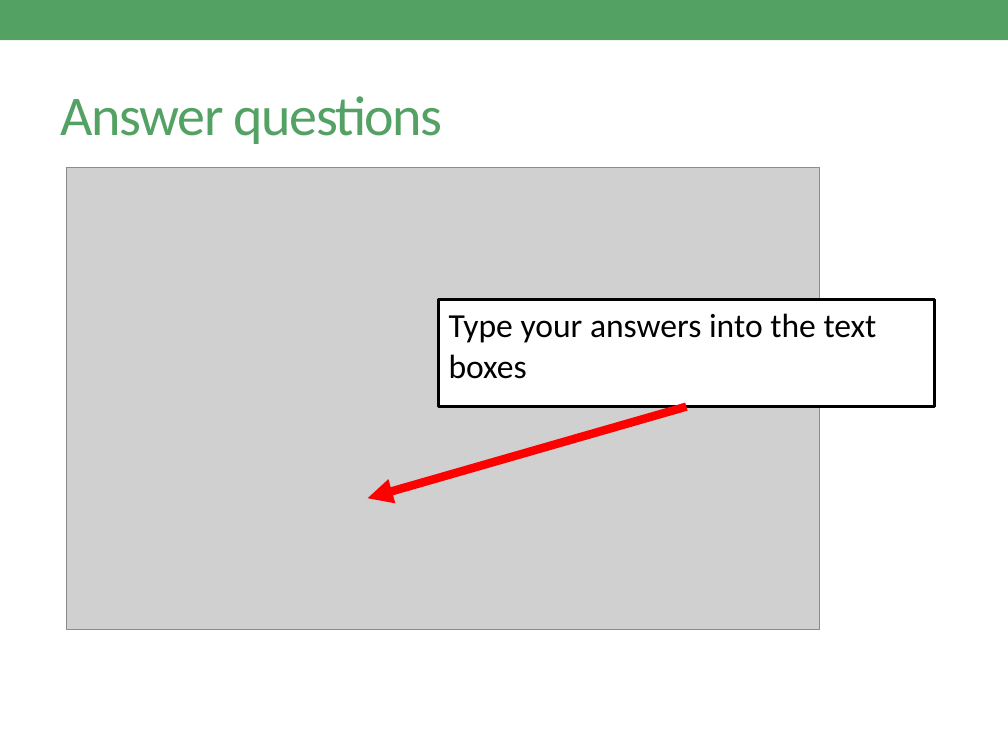
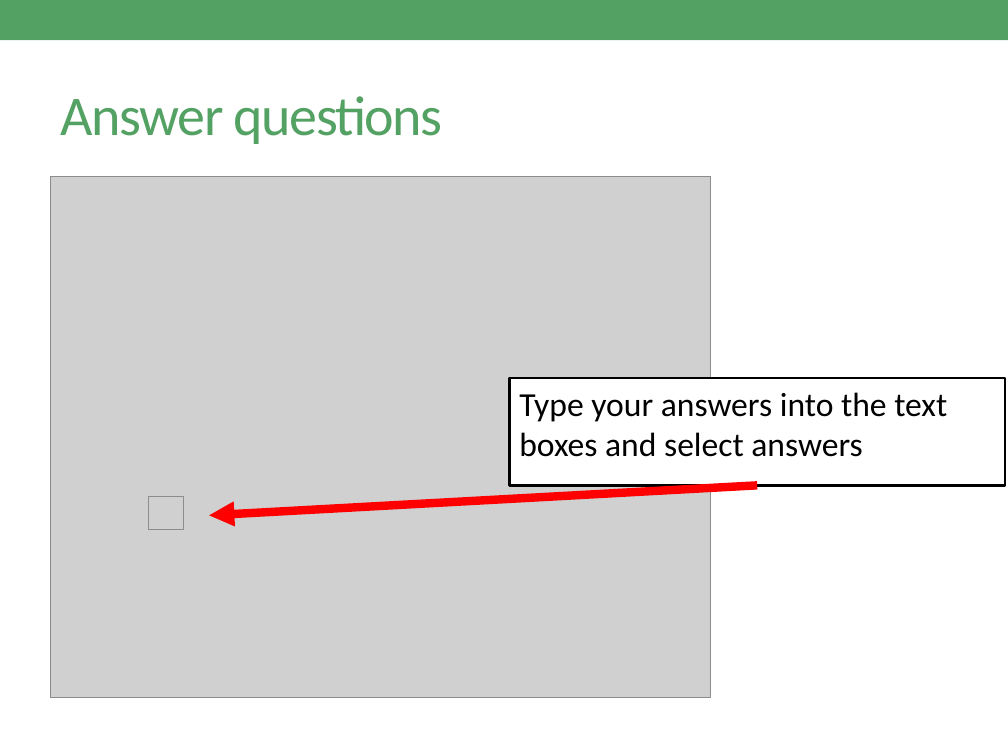
Before and after one commit to CareyLabVT/MacrosystemsEDDIE, a slide deck: slide 5 of EDI_Publishing/Macrosystems_EDDIE_Module_8_DecisionSupport/Editable_versions_all_files/Getting_Started_with_Shiny_FINAL.pptx. Drawn at 1008x756 pixels with LibreOffice and Linux fonts; fonts in the diff are those of the drawing; grey boxes stand for pictures. Boxes give left, top, right and bottom in pixels: in the first picture for what was removed or moved away, otherwise in the second. Text is boxed around its words. In the diff, an @@ line names an element or a change of style, - is before the commit and + after.

```diff
--- a/EDI_Publishing/Macrosystems_EDDIE_Module_8_DecisionSupport/Editable_versions_all_files/Getting_Started_with_Shiny_FINAL.pptx
+++ b/EDI_Publishing/Macrosystems_EDDIE_Module_8_DecisionSupport/Editable_versions_all_files/Getting_Started_with_Shiny_FINAL.pptx
@@ picture: place and size @@
-picture at [67,168,821,630]
+picture at [50,176,711,698]
@@ rectangle "Type your answers into the ...": place and size @@
-rectangle "Type your answers into the ..." at [438,299,934,407]
+rectangle "Type your answers into the ..." at [509,378,1005,486]
@@ text in rectangle at [519,392,947,457]: text changed @@
-Type your answers into the text boxes
+Type your answers into the text boxes and select answers
@@ picture added at [149,496,184,529] @@
@@ arrow moved from (686, 406) - (368, 498) to (757, 486) - (210, 515) @@
```
Also in this commit, not shown: 8 other slides changed, 21 other files.
